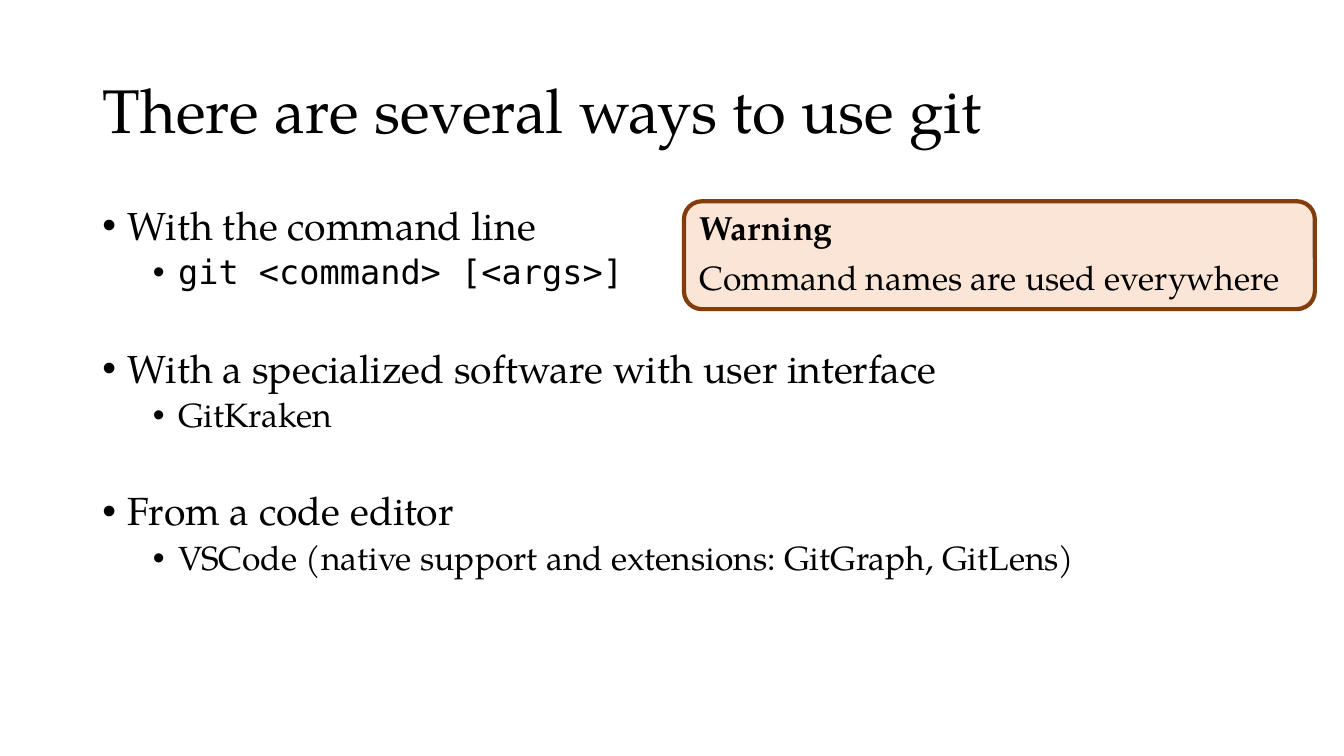
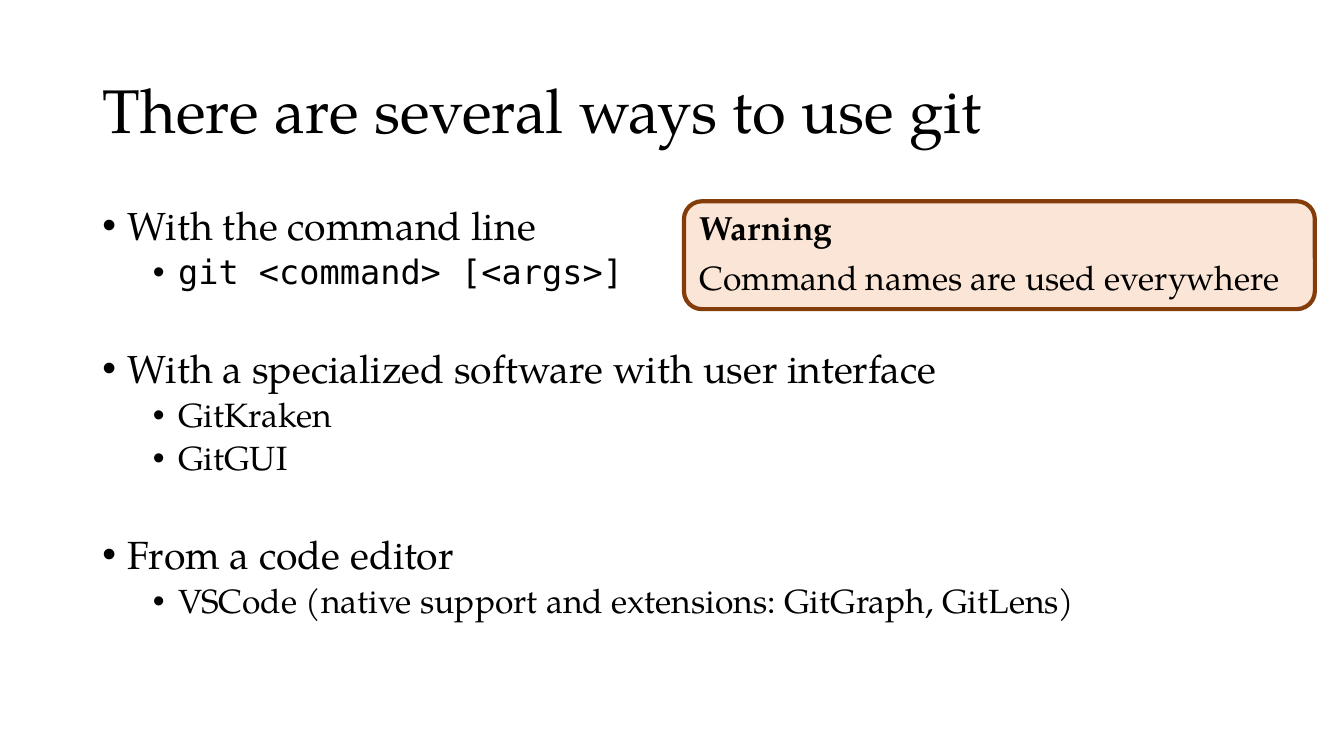
Before and after one commit to Kolaru/GitEssentials, a slide deck: slide 9 of git_workshop.pptx. Drawn at 1344x756 pixels with LibreOffice and Linux fonts; fonts in the diff are those of the drawing. Boxes give left, top, right and bottom in pixels: in the first picture for what was removed or moved away, otherwise in the second. Text is boxed around its words. In the diff, an @@ line names an element or a change of style, - is before the commit and + after.

```diff
--- a/git_workshop.pptx
+++ b/git_workshop.pptx
@@ text at bbox=[178, 446, 287, 471]: paragraph added @@
+  • GitGUI
```
Also in this commit, not shown: 2 other slides changed.
